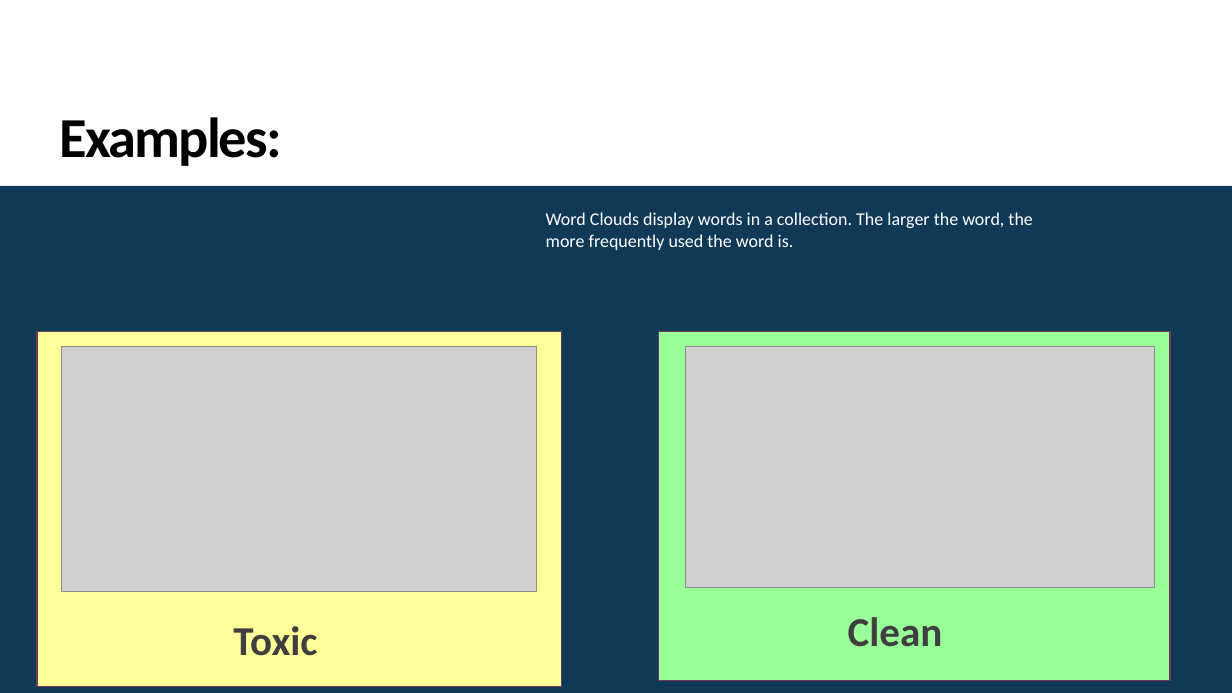
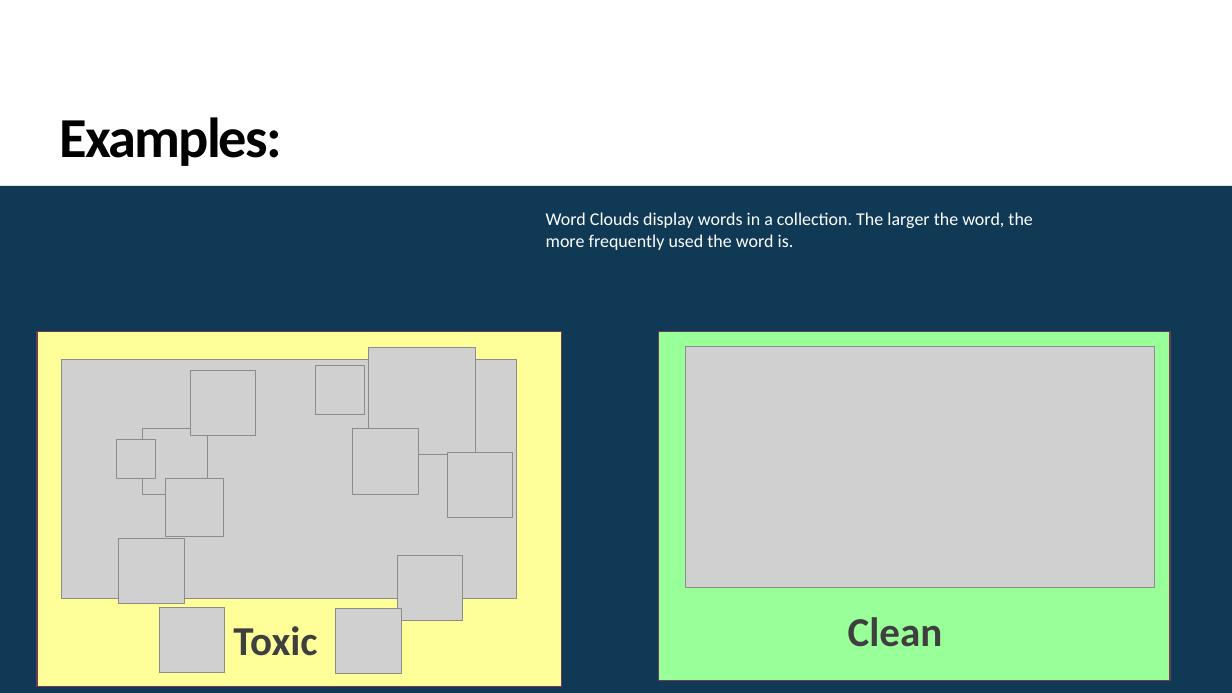
Before and after one commit to andiosika/NLP-to-identify-toxic-or-abusive-language-for-online-conversation-using-Keras-Deep-Learning-Models, a slide deck: slide 4 of NonToxic_Communication.pptx (slide 5 before the commit). Drawn at 1232x693 pixels with LibreOffice and Linux fonts; fonts in the diff are those of the drawing; grey boxes stand for pictures. Boxes give left, top, right and bottom in pixels: in the first picture for what was removed or moved away, otherwise in the second. Text is boxed around its words. In the diff, an @@ line names an element or a change of style, - is before the commit and + after.

```diff
--- a/NonToxic_Communication.pptx
+++ b/NonToxic_Communication.pptx
@@ picture added at (369,348,476,455) @@
@@ picture: place and size @@
-picture at (62,347,537,592)
+picture at (62,360,517,599)
@@ picture added at (190,371,256,436) @@
@@ picture added at (315,366,364,415) @@
@@ picture added at (116,440,155,479) @@
@@ picture added at (142,429,208,494) @@
@@ picture added at (353,429,419,494) @@
@@ picture added at (165,479,224,537) @@
@@ picture added at (447,453,513,518) @@
@@ picture added at (118,539,184,604) @@
@@ picture added at (397,555,463,621) @@
@@ picture added at (159,607,225,673) @@
@@ picture added at (335,608,401,674) @@
```
Also in this commit, not shown: 3 other slides changed, 3 slides added, 4 other files.
